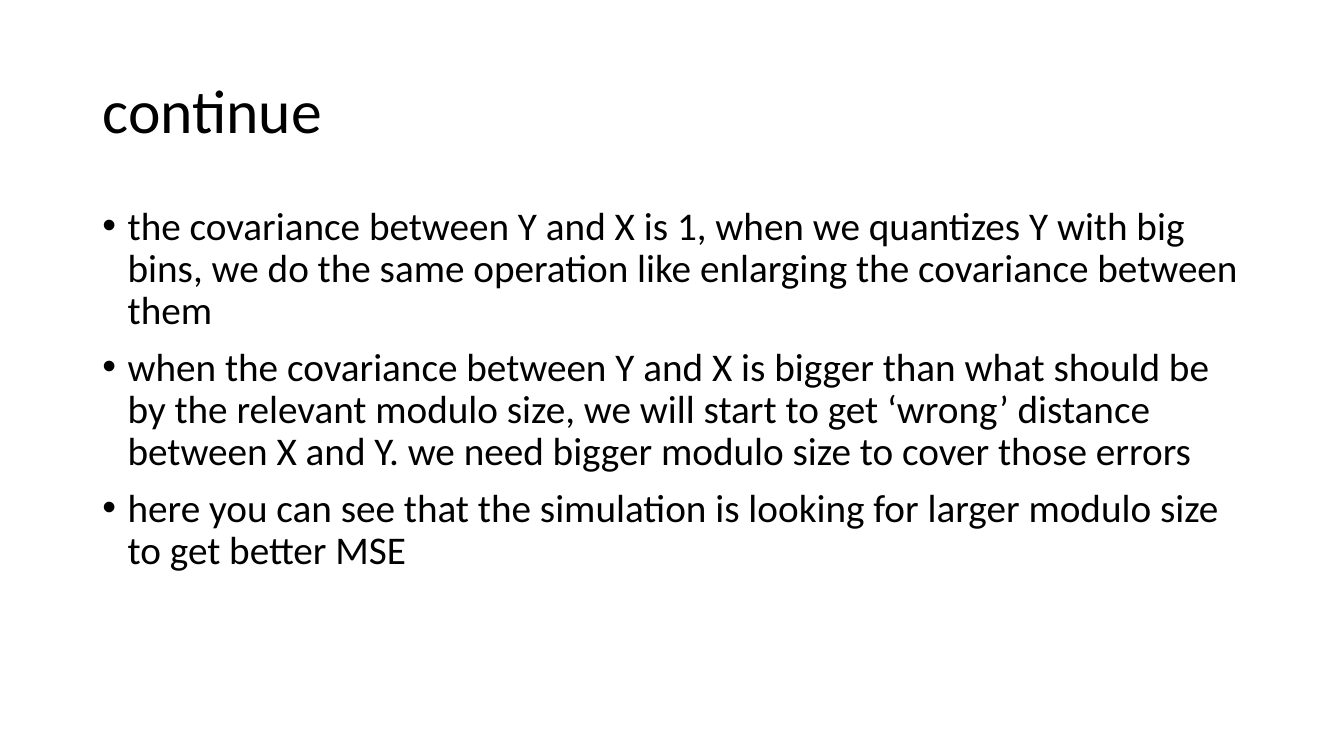
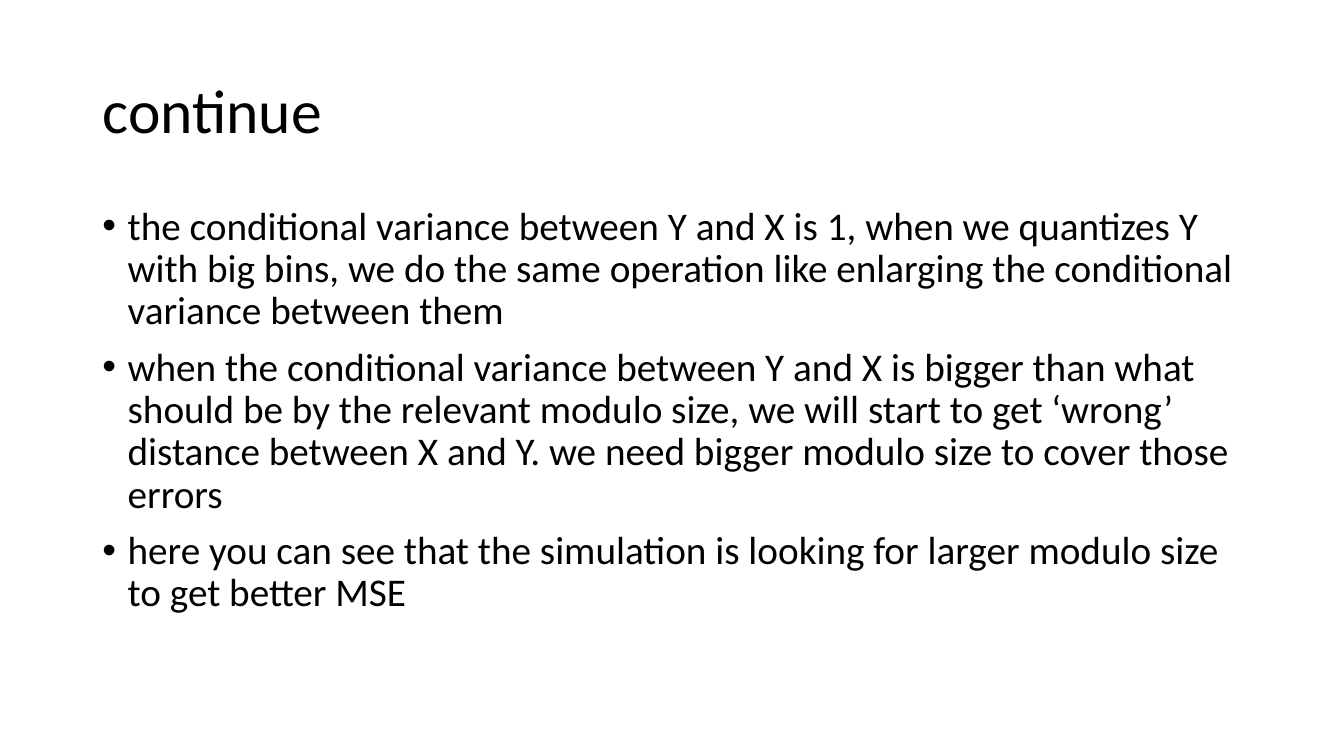
Before and after one commit to lisrael1/quants, a slide deck: slide 7 of python/results/2 inputs.pptx. Drawn at 1344x756 pixels with LibreOffice and Linux fonts; fonts in the diff are those of the drawing. Boxes give left, top, right and bottom in pixels: in the first picture for what was removed or moved away, otherwise in the second. Text is boxed around its words. In the diff, an @@ line names an element or a change of style, - is before the commit and + after.

```diff
--- a/python/results/2 inputs.pptx
+++ b/python/results/2 inputs.pptx
@@ text at (128,212,1232,509): text changed @@
-• the covariance between Y and X is 1, when we quantizes Y with big bins, we do the same operation like enlarging the covariance between them
-• when the covariance between Y and X is bigger than what should be by the relevant modulo size, we will start to get ‘wrong’ distance between X and Y. we need bigger modulo size to cover those errors
+• the conditional variance between Y and X is 1, when we quantizes Y with big bins, we do the same operation like enlarging the conditional variance between them
+• when the conditional variance between Y and X is bigger than what should be by the relevant modulo size, we will start to get ‘wrong’ distance between X and Y. we need bigger modulo size to cover those errors
```
Also in this commit, not shown: 12 other files.
